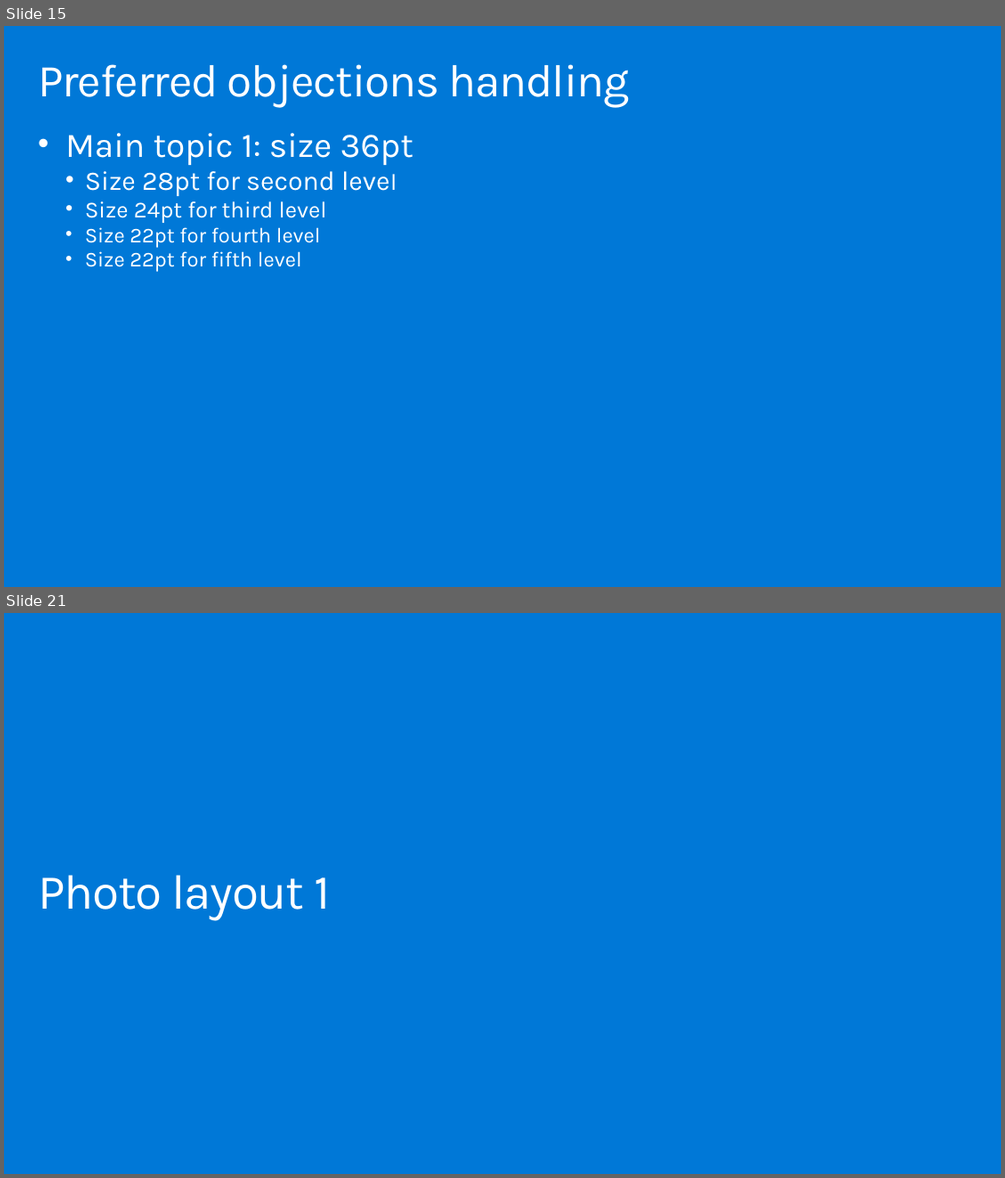
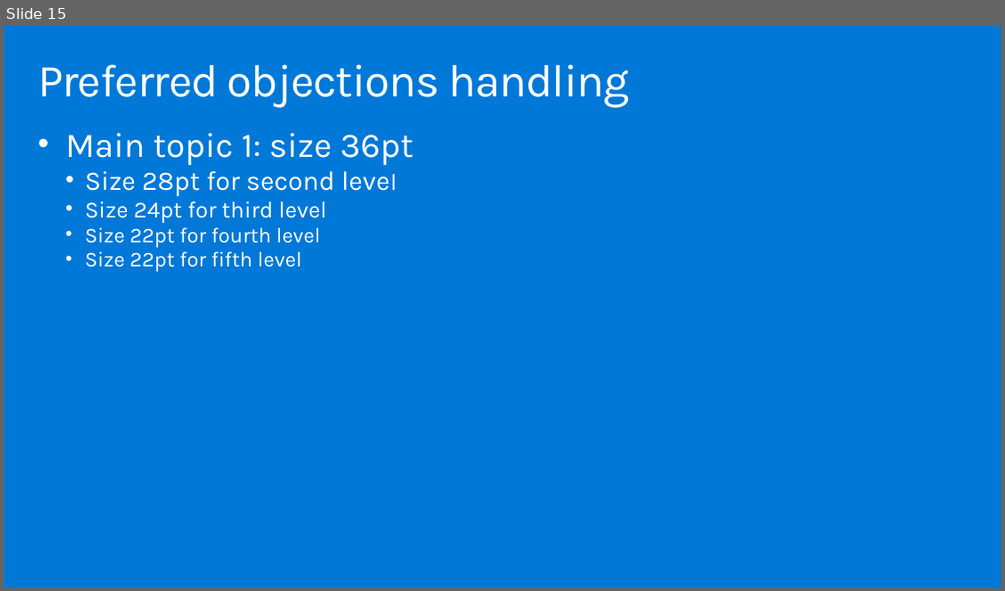
Before and after one commit to solliancenet/MCW-Securing-the-IoT-end-to-end, a slide deck: Whiteboard design session/WDS trainer presentation - Securing the IoT end to end.pptx. Shown one above the other, each under a label of ours: slides 15 and 21 before the commit, slide 15 after it; the slides between them are not shown. The pictures are 1005x1178 and 1005x591 pixels, drawn with LibreOffice and Linux fonts; fonts in the diff are those of the drawing; background and template pictures are left out. Boxes give left, top, right and bottom in pixels: in the first picture for what was removed or moved away, otherwise in the second. Text is boxed around its words. In the diff, an @@ line names an element or a change of style, - is before the commit and + after.

```diff
--- a/Whiteboard design session/WDS trainer presentation - Securing the IoT end to end.pptx
+++ b/Whiteboard design session/WDS trainer presentation - Securing the IoT end to end.pptx
@@ slide 21 removed at bbox=[4, 613, 1001, 1174], background #0078D7 @@
@@ title removed at bbox=[38, 875, 330, 921] @@
-Photo layout 1
```
Also in this commit, not shown: 3 slides added, 11 other slides removed, 1 other file.
